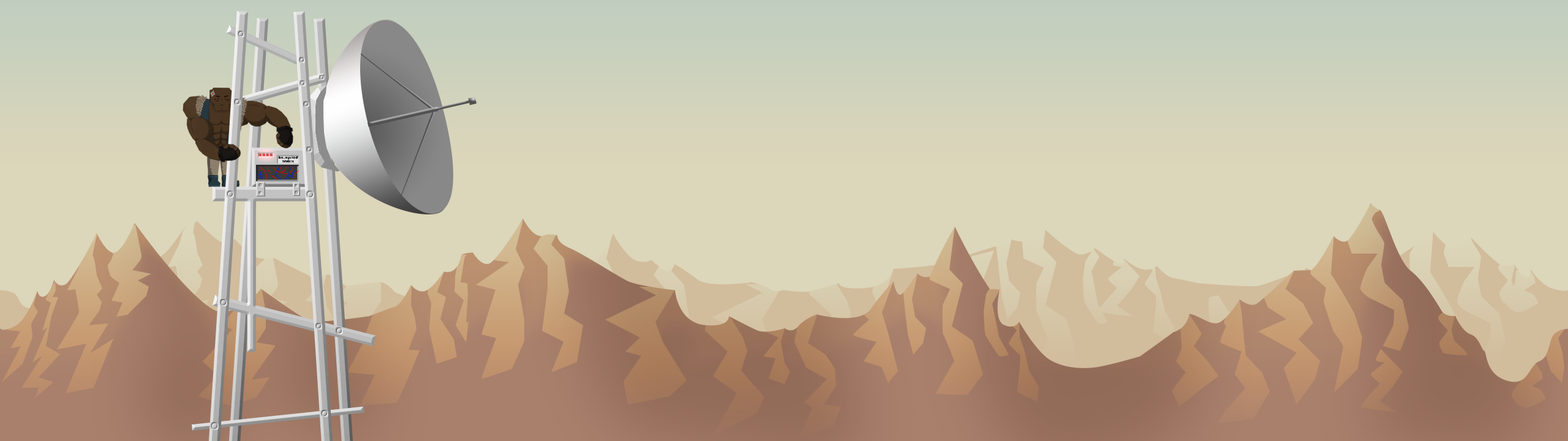
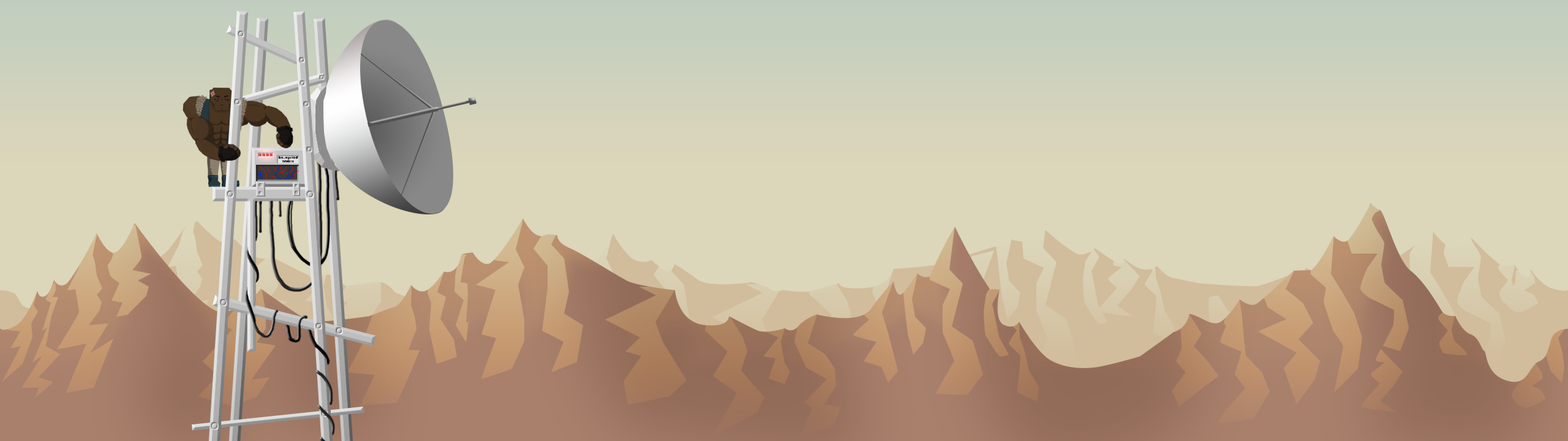
Before/after of a (1568, 441) layered artwork. What changed in the layer stack:
added group "Group 5" with 1 layers in group "Group 2" over [244, 161, 340, 441]
added layer "Layer 2" in group "Group 5" over [244, 161, 340, 441]
